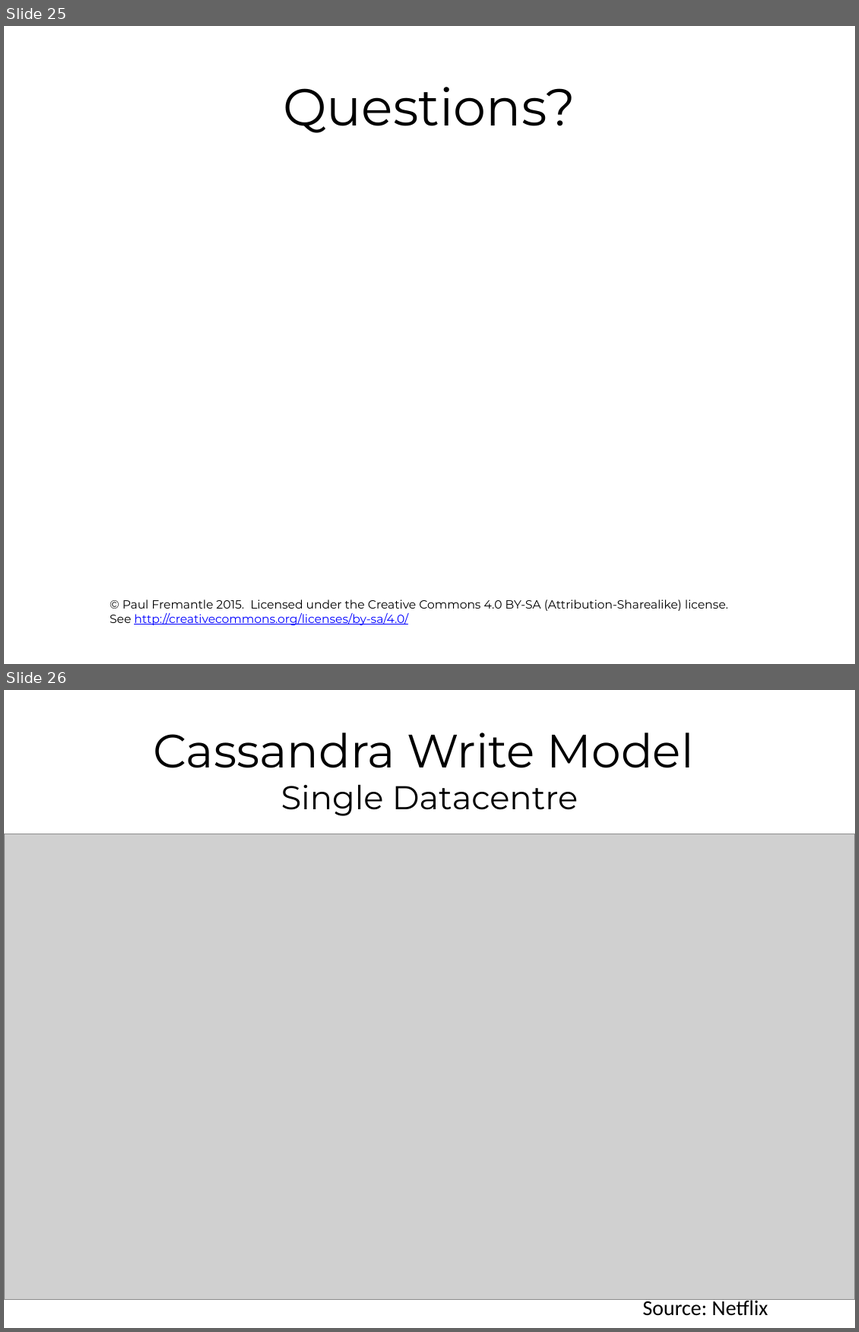
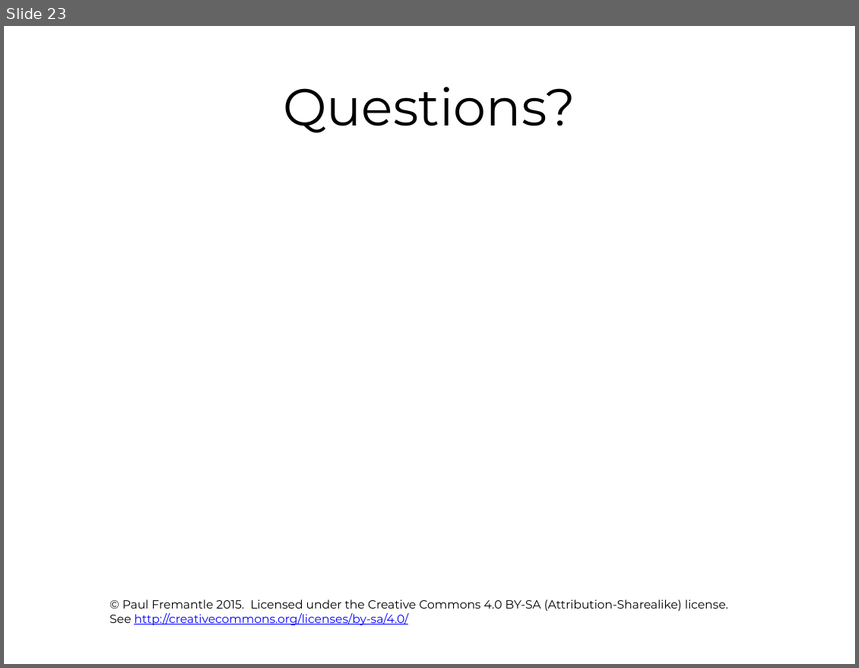
Before and after one commit to pzfreo/ox-clo, a slide deck: pres-source/08-NoSQL-databases.pptx. Shown one above the other, each under a label of ours: slides 25 and 26 before the commit, slide 23 after it. The pictures are 859x1332 and 859x668 pixels, drawn with LibreOffice and Linux fonts; fonts in the diff are those of the drawing; grey boxes stand for pictures; background and template pictures are left out. Boxes give left, top, right and bottom in pixels: in the first picture for what was removed or moved away, otherwise in the second. Text is boxed around its words. In the diff, an @@ line names an element or a change of style, - is before the commit and + after.

```diff
--- a/pres-source/08-NoSQL-databases.pptx
+++ b/pres-source/08-NoSQL-databases.pptx
@@ slide 26 removed at (4, 690, 855, 1328), background #FFFFFF; not listed: 1 template element that a slide beside it also shows @@
@@ title removed at (153, 733, 694, 816) @@
-Cassandra Write Model
-Single Datacentre
@@ picture removed at (4, 834, 855, 1300) @@
@@ text removed at (643, 1298, 769, 1316) @@
-Source: Netflix
@@ what was slide 25 is now slide 23 @@
```
Also in this commit, not shown: 9 other slides removed, 22 other files.
